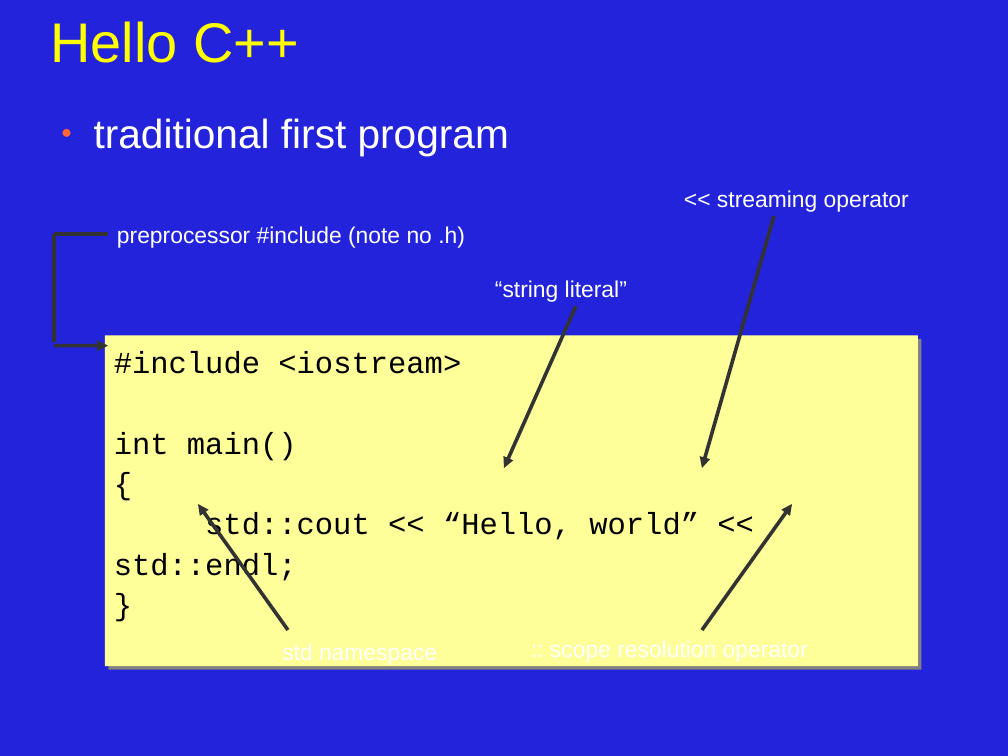
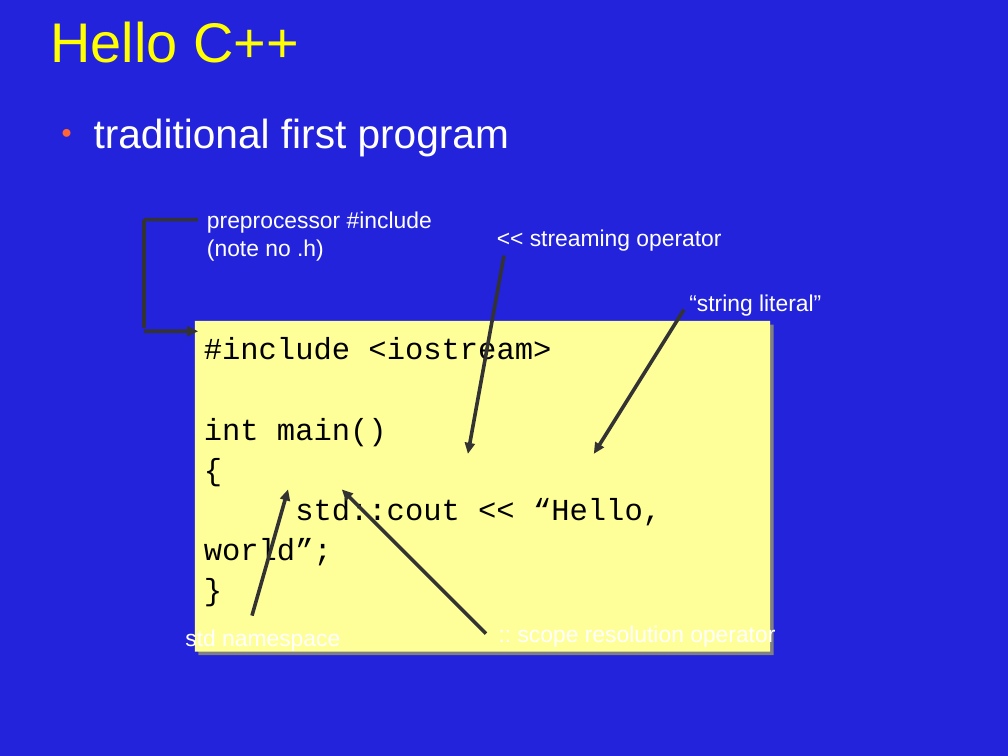
Before and after one commit to JonJagger/two-day-courses, a slide deck: slide 13 of cppf/01_Introduction_to_C++.odp (slide 12 before the commit). Drawn at 1008x756 pixels with LibreOffice and Linux fonts; fonts in the diff are those of the drawing. Boxes give left, top, right and bottom in pixels: in the first picture for what was removed or moved away, otherwise in the second. Text is boxed around its words. In the diff, an @@ line names an element or a change of style, - is before the commit and + after.

```diff
--- a/cppf/01_Introduction_to_C++.odp
+++ b/cppf/01_Introduction_to_C++.odp
@@ 2 lines, 1 arrow: place and size @@
-2 lines, 1 arrow at bbox=[54, 234, 108, 346]
+2 lines, 1 arrow at bbox=[144, 220, 198, 331]
@@ text at bbox=[207, 211, 432, 261]: text changed @@
-preprocessor #include (note no .h)
+preprocessor #include
+(note no .h)
@@ text "<< streaming operator": place and size @@
-text "<< streaming operator" at bbox=[717, 190, 909, 212]
+text "<< streaming operator" at bbox=[530, 229, 721, 251]
@@ arrow removed from (774, 216) to (702, 468) @@
@@ arrow added from (504, 256) to (468, 454), #333333 2.83 pt @@
@@ text "“string literal”": place and size @@
-text "“string literal”" at bbox=[495, 280, 627, 302]
+text "“string literal”" at bbox=[689, 294, 821, 316]
@@ rectangle "#include <iostream>": place and size @@
-rectangle "#include <iostream>" at bbox=[105, 336, 918, 667]
+rectangle "#include <iostream>" at bbox=[195, 321, 770, 652]
@@ arrow moved from (576, 306) - (504, 468) to (684, 310) - (595, 454) @@
@@ text in rectangle at bbox=[204, 498, 665, 569]: text changed @@
-std::cout << “Hello, world” << std::endl;
+std::cout << “Hello, world”;
@@ arrow moved from (288, 630) - (198, 504) to (252, 616) - (288, 489) @@
@@ arrow added from (486, 634) to (342, 489), #333333 2.83 pt @@
@@ arrow removed from (702, 630) to (792, 504) @@
@@ text "std namespace": place and size @@
-text "std namespace" at bbox=[282, 643, 437, 665]
+text "std namespace" at bbox=[185, 628, 340, 652]
@@ text added at bbox=[690, 624, 775, 648], 18 pt, text #FFFFFF @@
+:: scope resolution operator
```
Also in this commit, not shown: 2 other slides changed, 1 slide added, 8 other files.
